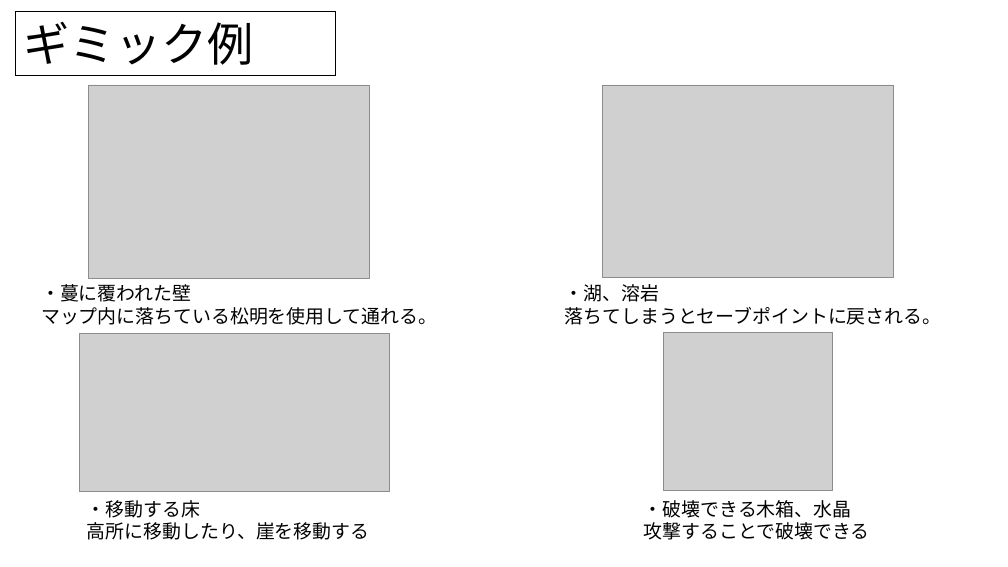
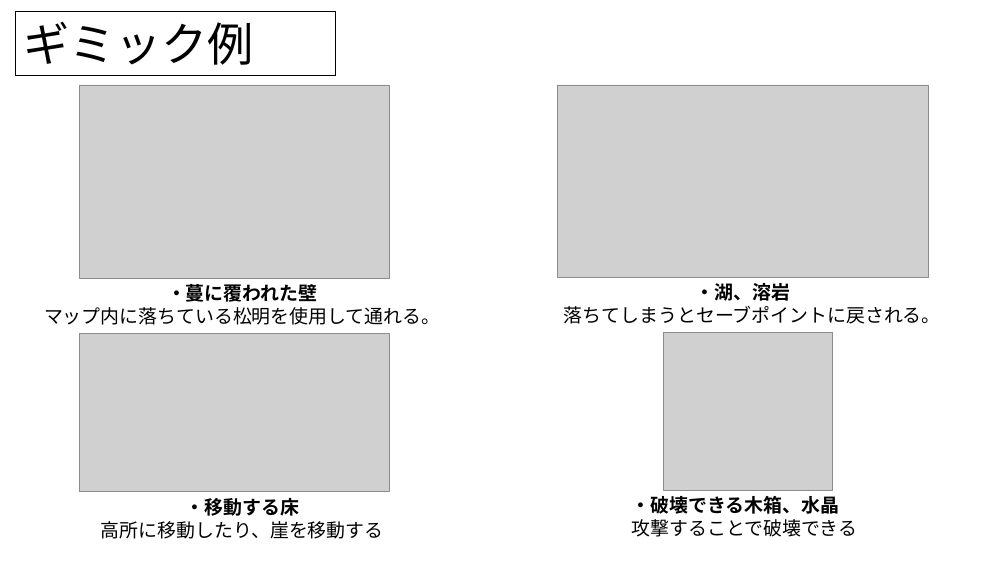
Before and after one commit to KawanoTakumi/2B-Team, a slide deck: slide 7 of Back To Home.pptx. Drawn at 1008x567 pixels with LibreOffice and Linux fonts; fonts in the diff are those of the drawing; grey boxes stand for pictures. Boxes give left, top, right and bottom in pixels: in the first picture for what was removed or moved away, otherwise in the second. Text is boxed around its words. In the diff, an @@ line names an element or a change of style, - is before the commit and + after.

```diff
--- a/Back To Home.pptx
+++ b/Back To Home.pptx
@@ picture resized from (x1=88, y1=85, x2=369, y2=278) to (x1=79, y1=85, x2=389, y2=278) @@
@@ picture resized from (x1=602, y1=85, x2=894, y2=277) to (x1=557, y1=85, x2=929, y2=277) @@
@@ text "・蔓に覆われた壁" at (x1=44, y1=284, x2=440, y2=325): bold on in "・蔓に覆われた壁"; alignment left to centre @@
@@ text "・湖、溶岩" at (x1=564, y1=283, x2=941, y2=324): bold on in "・湖、溶岩"; alignment left to centre @@
@@ text "・移動する床" moved from (x1=87, y1=500, x2=370, y2=540) to (x1=101, y1=498, x2=384, y2=539) @@
@@ text "・移動する床" at (x1=101, y1=498, x2=384, y2=539): bold on in "・移動する床"; alignment left to centre @@
@@ text "・破壊できる木箱、水晶" moved from (x1=644, y1=500, x2=870, y2=540) to (x1=632, y1=496, x2=858, y2=537) @@
@@ text at (x1=632, y1=496, x2=840, y2=514): bold on in "・破壊できる木箱、水晶" @@
```
Also in this commit, not shown: 5 other slides changed.
